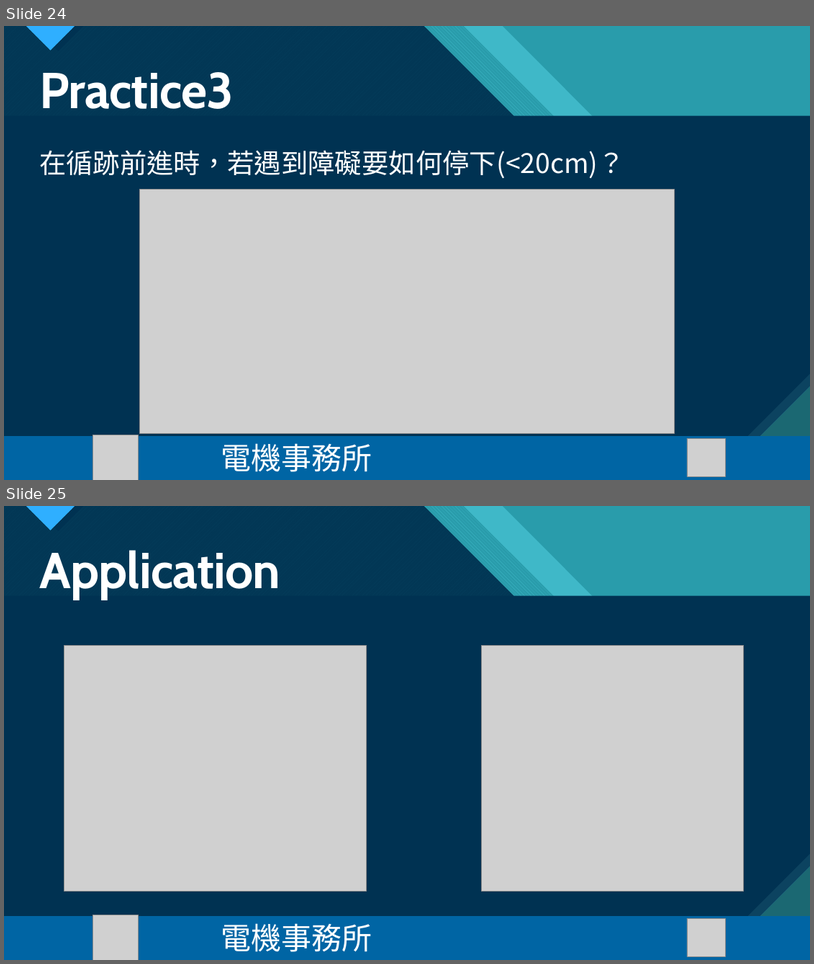
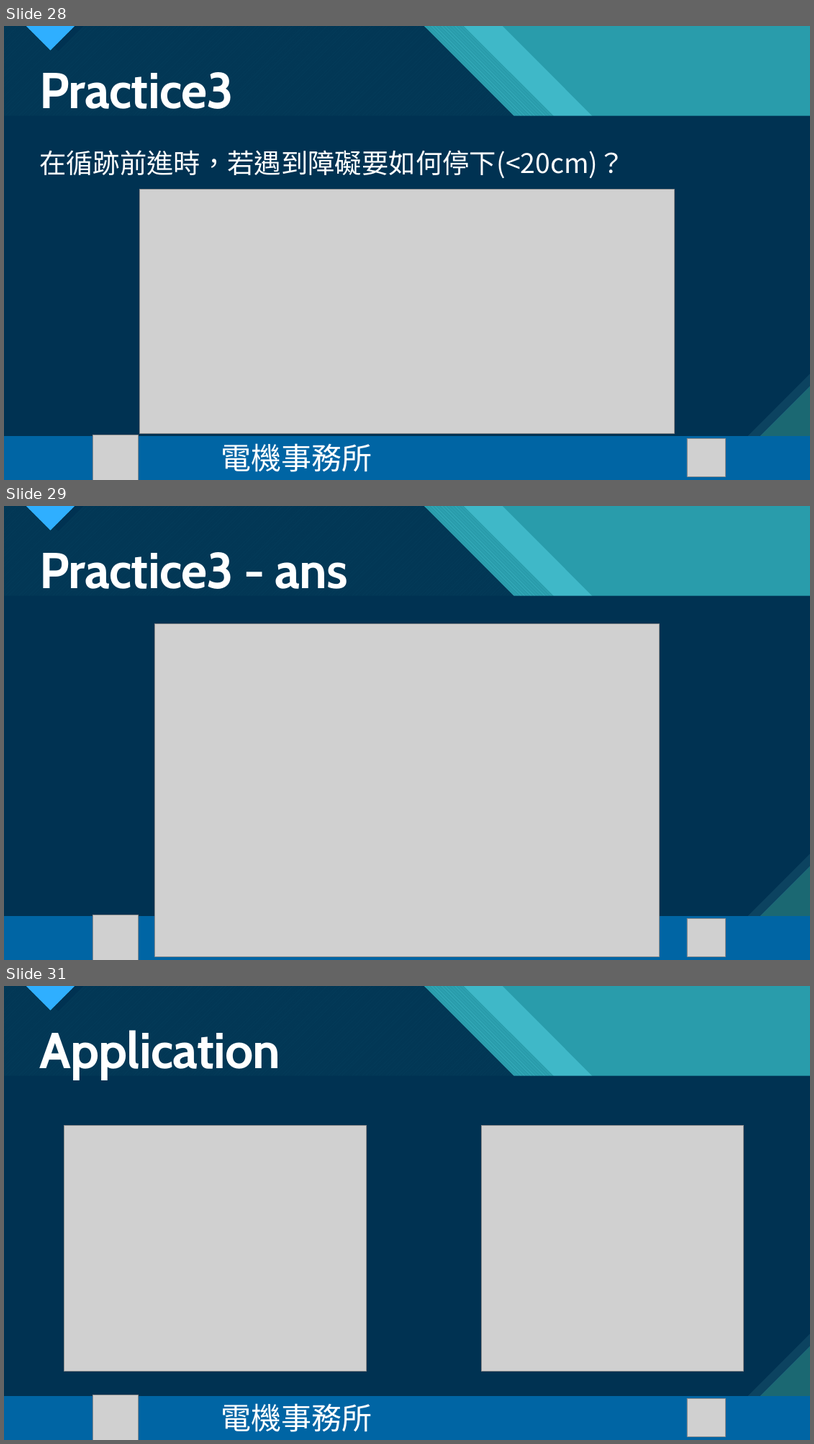
Before and after one commit to Harrysome/2022-NTNU-EEcamp, a slide deck: PPT/機器人動起來 day4.pptx. Shown one above the other, each under a label of ours: slides 24 and 25 before the commit, slides 28, 29 and 31 after it; the slides between them are not shown. The pictures are 814x964 and 814x1444 pixels, drawn with LibreOffice and Linux fonts; fonts in the diff are those of the drawing; grey boxes stand for pictures. Boxes give left, top, right and bottom in pixels: in the first picture for what was removed or moved away, otherwise in the second. Text is boxed around its words. In the diff, an @@ line names an element or a change of style, - is before the commit and + after.

```diff
--- a/PPT/機器人動起來 day4.pptx
+++ b/PPT/機器人動起來 day4.pptx
@@ slide 29 added at bbox=[4, 506, 810, 960], background #47C3D3; not listed: 18 template elements that a slide beside it also shows @@
@@ title added at bbox=[39, 552, 348, 589], 60 pt, text #FFFFFF, bold @@
+Practice3 - ans
@@ picture added at bbox=[155, 623, 660, 956] @@
@@ group added at bbox=[4, 915, 810, 960]: 2 pictures, 1 rectangle, 1 text @@
+電機事務所
@@ what was slide 24 is now slide 28 @@
@@ what was slide 25 is now slide 31 @@
```
Also in this commit, not shown: 5 other slides added, 2 other files.
